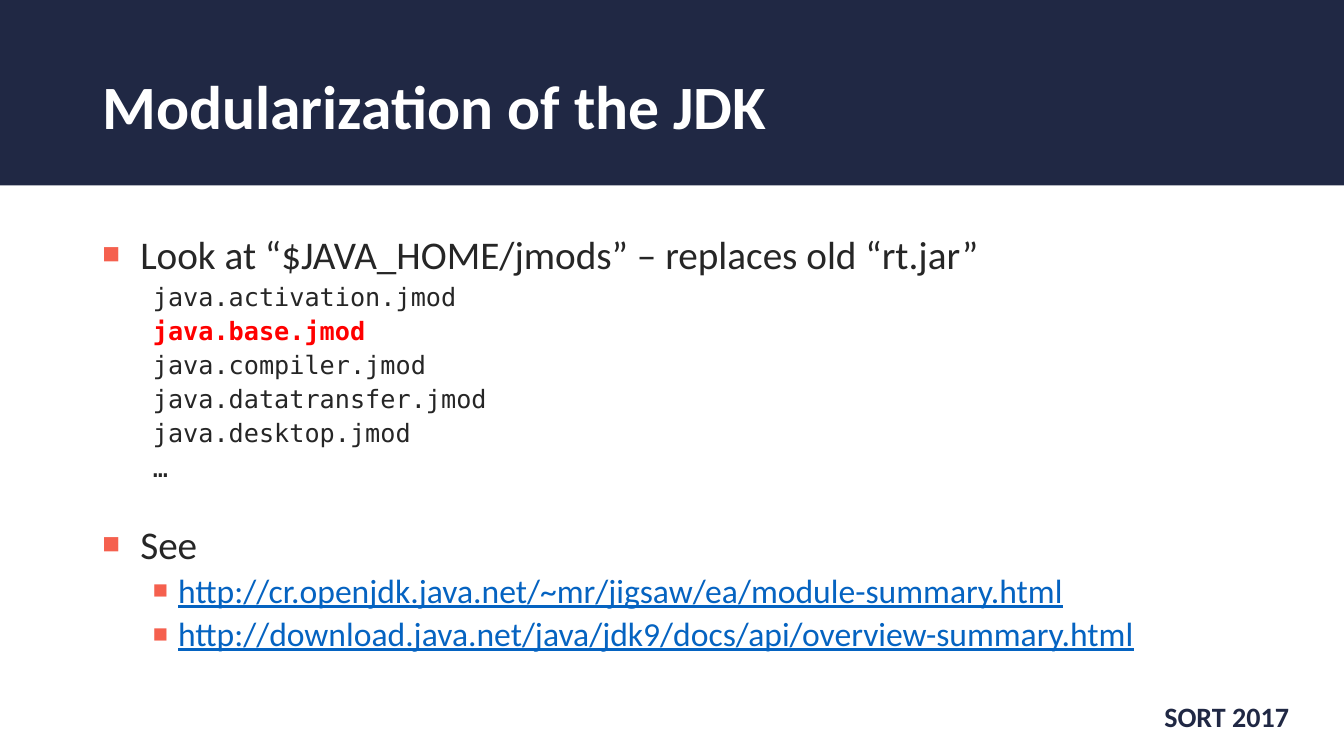
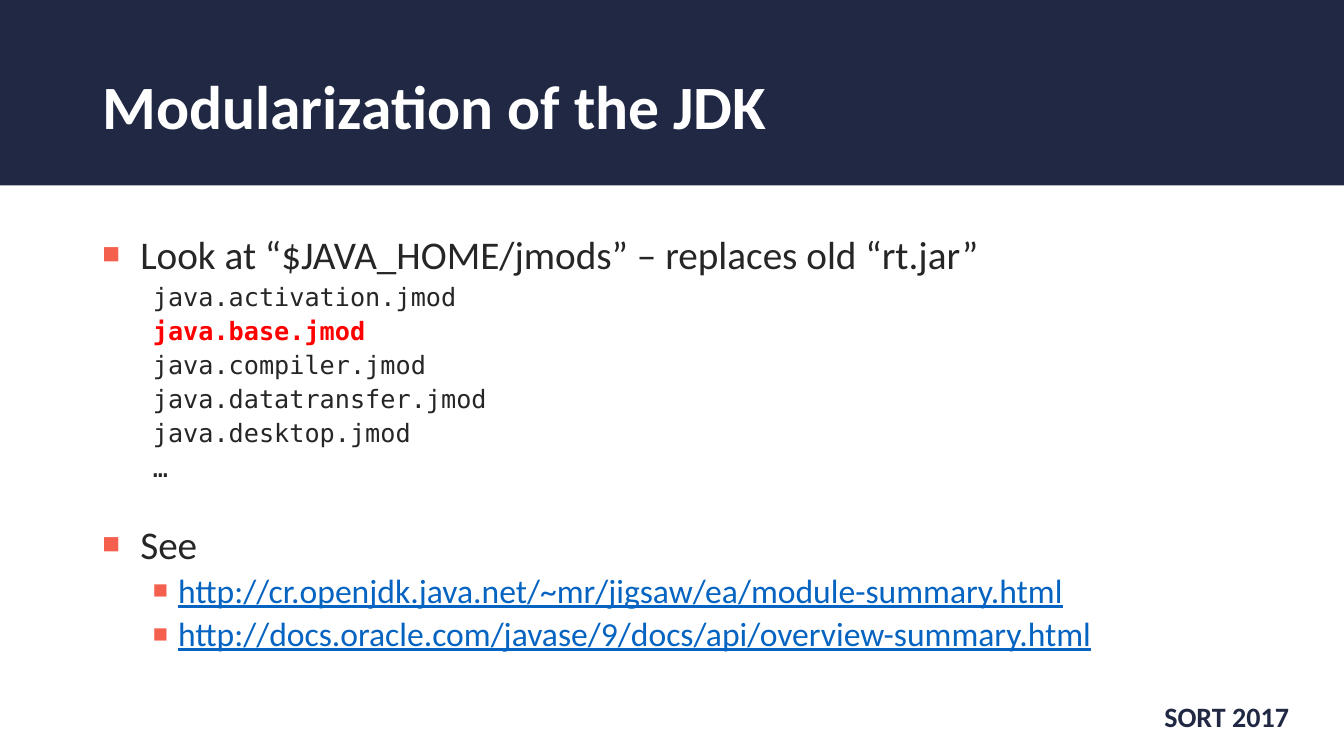
Before and after one commit to wjohnson000/java9-sort, a slide deck: slide 9 of sort-2017-java9.pptx. Drawn at 1344x756 pixels with LibreOffice and Linux fonts; fonts in the diff are those of the drawing; background and template pictures are left out. Boxes give left, top, right and bottom in pixels: in the first picture for what was removed or moved away, otherwise in the second. Text is boxed around its words. In the diff, an @@ line names an element or a change of style, - is before the commit and + after.

```diff
--- a/sort-2017-java9.pptx
+++ b/sort-2017-java9.pptx
@@ text at <box>178,622,1091,652</box>: text changed @@
-  ■ http://download.java.net/java/jdk9/docs/api/overview-summary.html
+  ■ http://docs.oracle.com/javase/9/docs/api/overview-summary.html
```
Also in this commit, not shown: 11 other slides changed, 2 slides added, 9 other files.
